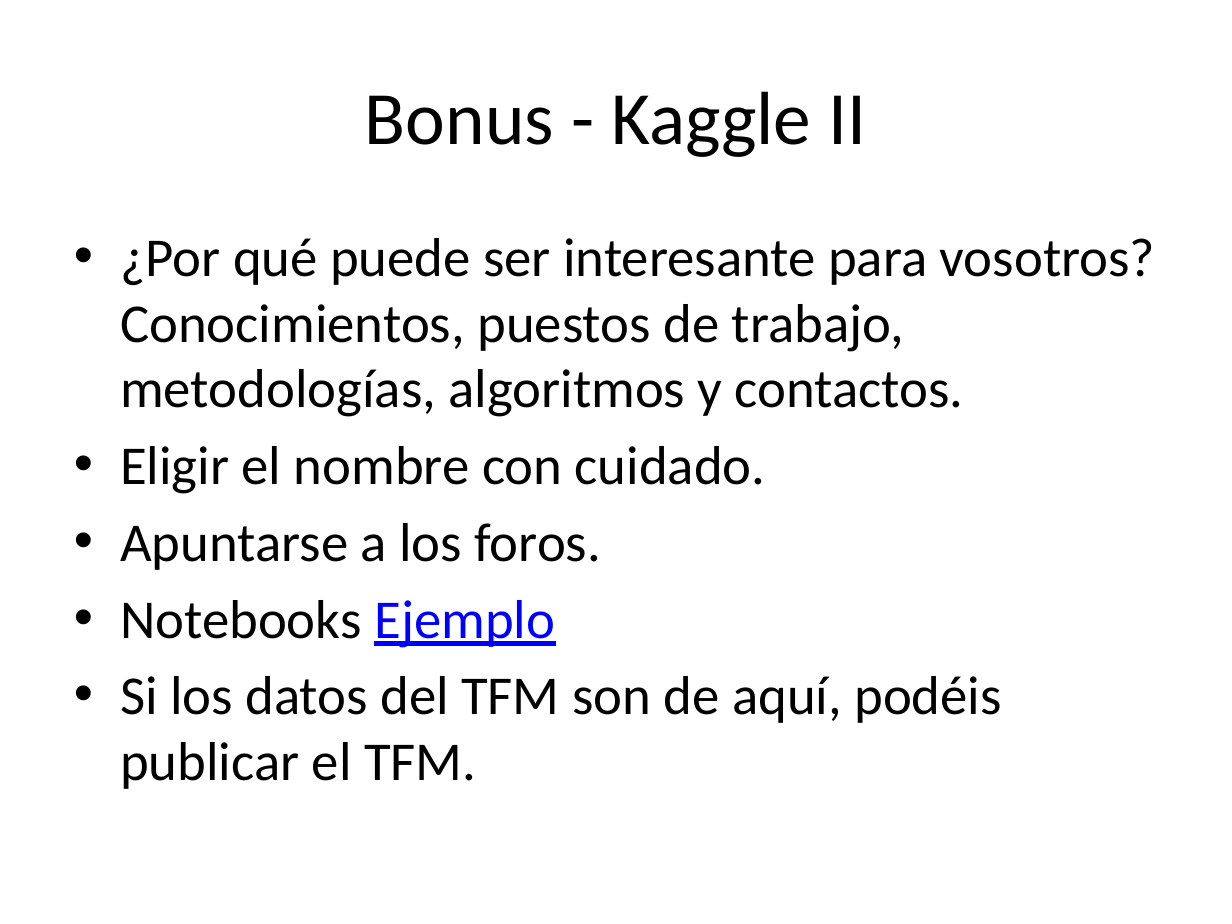
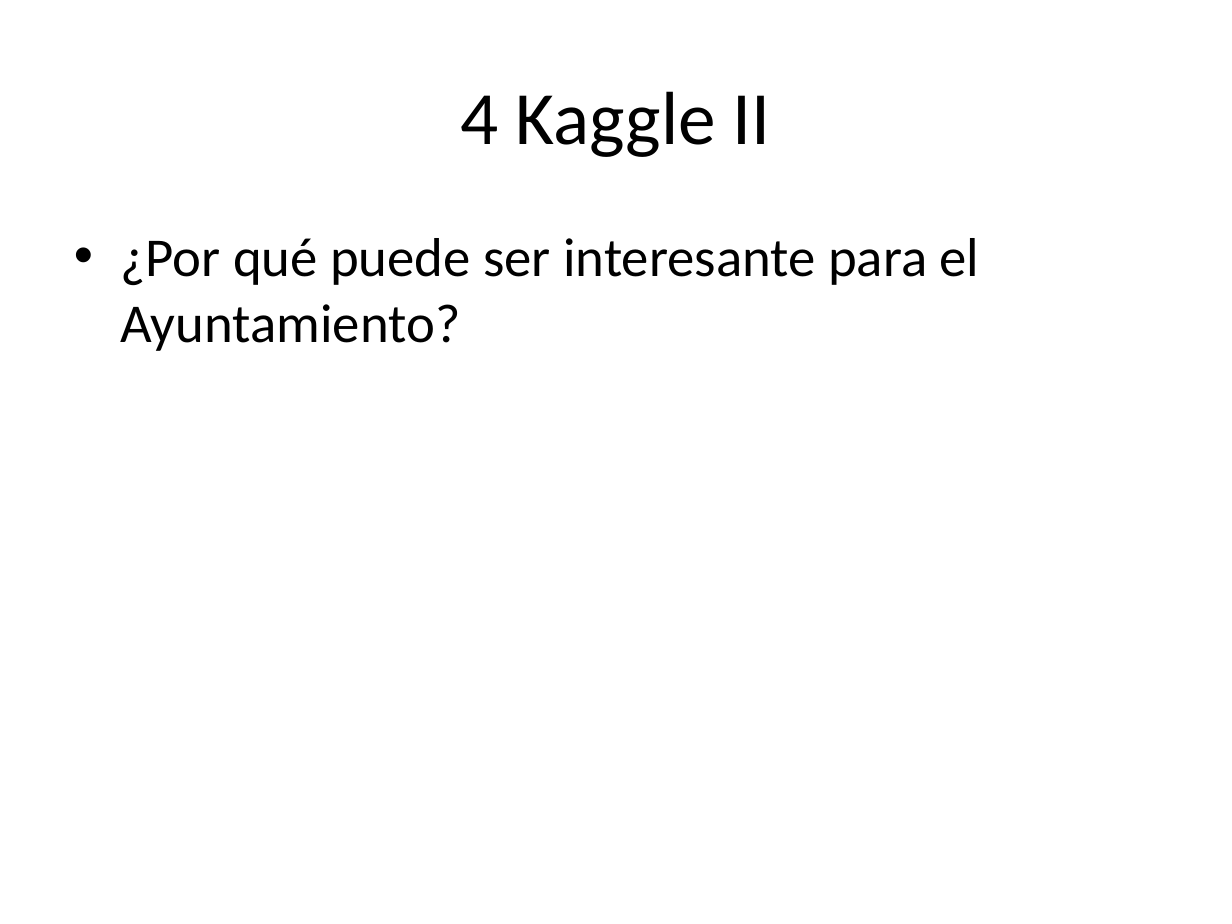
Before and after one commit to santiagomota/datos-madrid-presentacion, a slide deck: slide 11 of docs/index.pptx (slide 33 before the commit). Drawn at 1232x924 pixels with LibreOffice and Linux fonts; fonts in the diff are those of the drawing. Boxes give left, top, right and bottom in pixels: in the first picture for what was removed or moved away, otherwise in the second. Text is boxed around its words. In the diff, an @@ line names an element or a change of style, - is before the commit and + after.

```diff
--- a/docs/index.pptx
+++ b/docs/index.pptx
@@ title at [461, 91, 771, 157]: text changed @@
-Bonus - Kaggle II
+4 Kaggle II
@@ text at [120, 238, 980, 351]: text changed @@
-• ¿Por qué puede ser interesante para vosotros? Conocimientos, puestos de trabajo, metodologías, algoritmos y contactos.
-• Eligir el nombre con cuidado.
-• Apuntarse a los foros.
-• Notebooks Ejemplo
-• Si los datos del TFM son de aquí, podéis publicar el TFM.
+• ¿Por qué puede ser interesante para el Ayuntamiento?
```
Also in this commit, not shown: 3 other slides changed, 25 slides removed, 2 other files.
